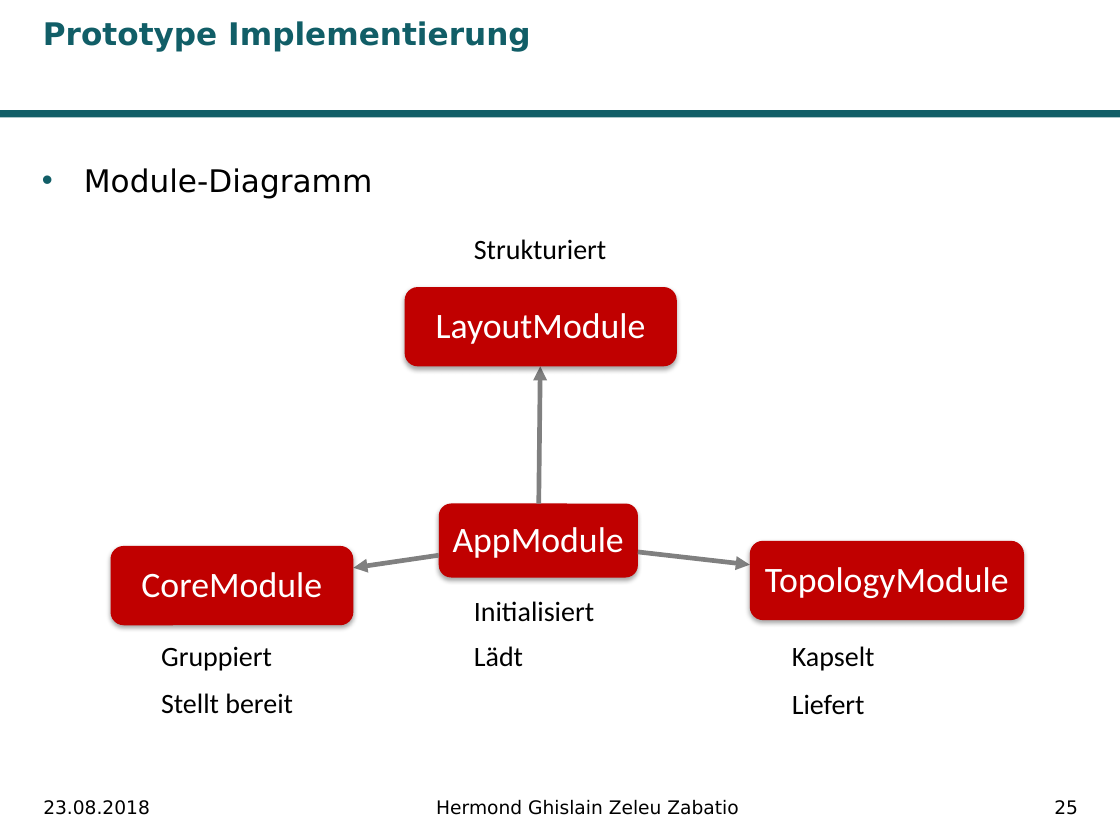
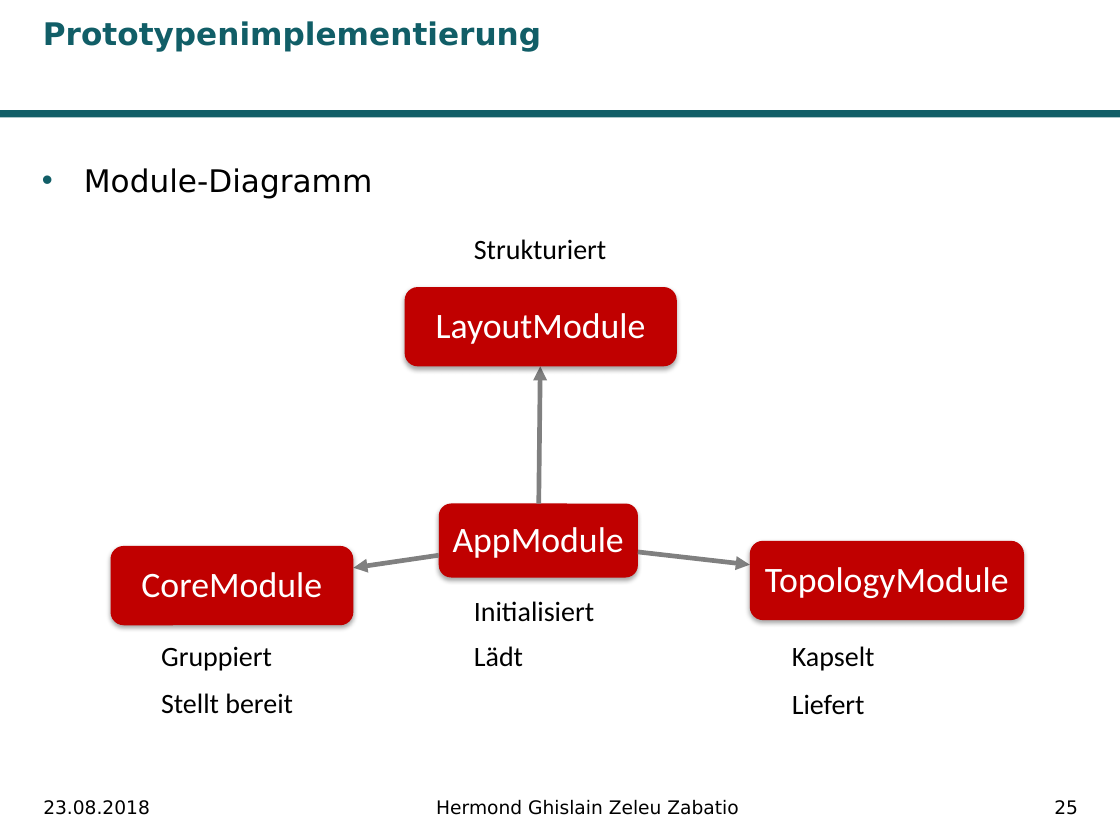
Before and after one commit to Ghislain1/zoe-fb-app, a slide deck: slide 25 of Master-Abschluss.pptx. Drawn at 1120x840 pixels with LibreOffice and Linux fonts; fonts in the diff are those of the drawing; background and template pictures are left out. Boxes give left, top, right and bottom in pixels: in the first picture for what was removed or moved away, otherwise in the second. Text is boxed around its words. In the diff, an @@ line names an element or a change of style, - is before the commit and + after.

```diff
--- a/Master-Abschluss.pptx
+++ b/Master-Abschluss.pptx
@@ title at [43,21,541,52]: text changed @@
-Prototype Implementierung
+Prototypenimplementierung
```
Also in this commit, not shown: 14 other slides changed, 1 other file.
